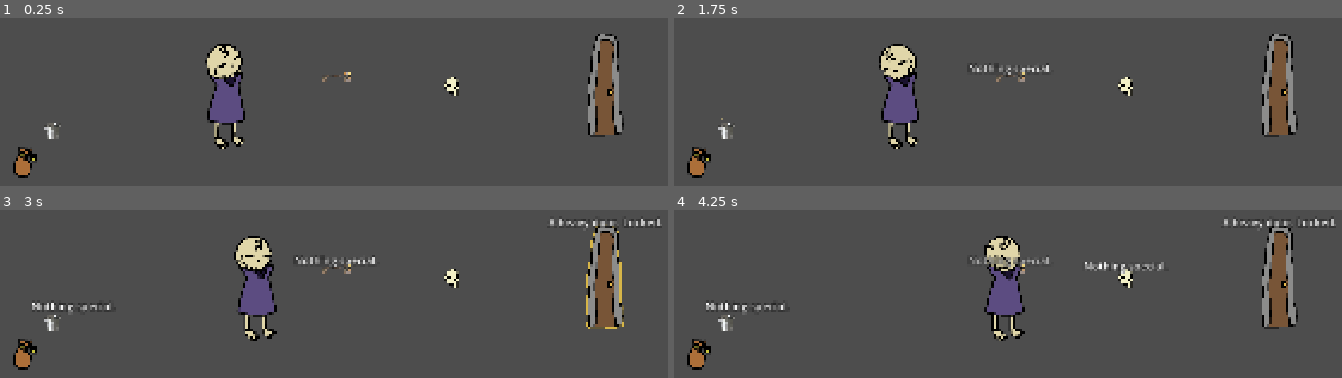
Above: before the commit, frames 1-4 (two rows, left to right).
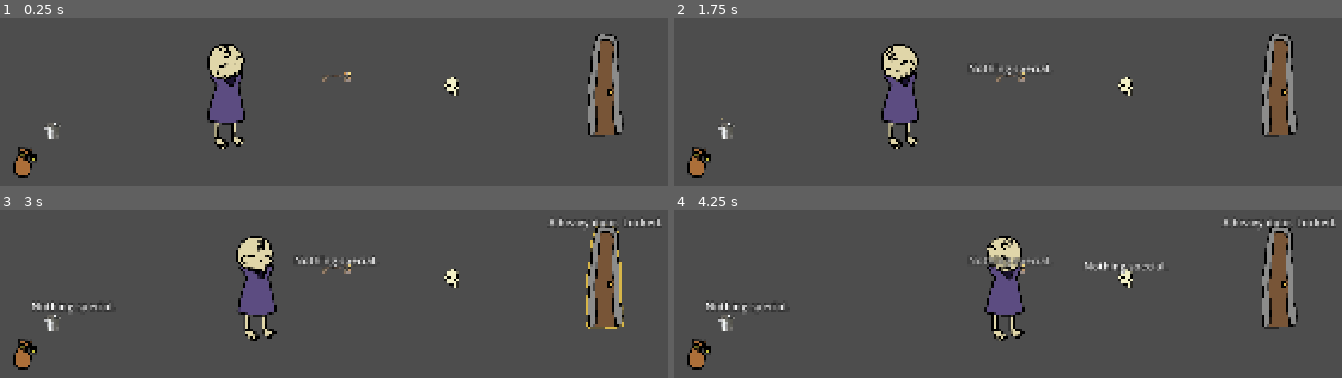
Above: after the commit, the same moments.

Repository: actualrednose/Point-and-Click-Project
Game: Godot game, scene res://test.tscn
Two runs of this game, one before a commit and one after it. Both use one fixed random seed, a clock stepped at 60 frames per second and the inputs below. This scene is started directly instead of the project's main scene.
Inputs (mouse positions are in pixels of both pictures, inside the frame that each line leads up to):
- Up to frame 1 (0.25 s): no input
- Up to frame 2 (1.75 s): click (694, 162) at 0.5 s; tap Enter at 1.25 s; drag from (1008, 76) to (727, 127) at 1.27 s
- Up to frame 3 (3 s): drag from (53, 319) to (334, 268) at 2.02 s; move the mouse to (607, 277) at 2.77 s; press the mouse at (607, 277) at 2.78 s; hold D (move_right) from 2.78 s (still down)
- Up to frame 4 (4.25 s): release D (move_right) at 3.5 s; release the mouse at (1281, 277) at 3.5 s; drag from (1128, 278) to (outside the picture) at 3.52 s

The runs differ from the first frame. In frame 1, 0.4% of the frame differs, in the area x 30-37%, y 15-37%; in frame 2, 0.4%; in frame 3, 0.4%, in the area x 35-42%, y 15-39%; in frame 4, 0.4%.

Commit message:
Add files via upload

Diff:
--- /dev/null
+++ b/maxandseanpnc/items/blue_vial.tres
@@ -0,0 +1,10 @@
+[gd_resource type="Resource" script_class="ItemDef" format=3 uid="uid://ck2isb8k2kgpw"]
+
+[ext_resource type="Script" uid="uid://biuhoijtc3kd" path="res://scripts/imte_def.gd" id="1_jimf2"]
+
+[resource]
+script = ExtResource("1_jimf2")
+id = &"blue_vial"
+display_name = "Blue Vial"
+description = "It's Blue"
+metadata/_custom_type_script = "uid://biuhoijtc3kd"
--- /dev/null
+++ b/maxandseanpnc/items/green_potion.tres
@@ -0,0 +1,9 @@
+[gd_resource type="Resource" script_class="ItemDef" format=3 uid="uid://bu2fjg0ey1fai"]
+
+[ext_resource type="Script" uid="uid://biuhoijtc3kd" path="res://scripts/imte_def.gd" id="1_p45qa"]
+
+[resource]
+script = ExtResource("1_p45qa")
+id = &"green_potion"
+display_name = "Green Mixture"
+metadata/_custom_type_script = "uid://biuhoijtc3kd"
--- /dev/null
+++ b/maxandseanpnc/items/orange_potion.tres
@@ -0,0 +1,9 @@
+[gd_resource type="Resource" script_class="ItemDef" format=3 uid="uid://cbkor63vlmufk"]
+
+[ext_resource type="Script" uid="uid://biuhoijtc3kd" path="res://scripts/imte_def.gd" id="1_jbo4s"]
+
+[resource]
+script = ExtResource("1_jbo4s")
+id = &"orange_potion"
+display_name = "Orange Mixture"
+metadata/_custom_type_script = "uid://biuhoijtc3kd"
--- /dev/null
+++ b/maxandseanpnc/items/purple_potion.tres
@@ -0,0 +1,9 @@
+[gd_resource type="Resource" script_class="ItemDef" format=3 uid="uid://b6a04dfp3hisu"]
+
+[ext_resource type="Script" uid="uid://biuhoijtc3kd" path="res://scripts/imte_def.gd" id="1_koes2"]
+
+[resource]
+script = ExtResource("1_koes2")
+id = &"purple_potion"
+display_name = "Purple Mixture"
+metadata/_custom_type_script = "uid://biuhoijtc3kd"
--- /dev/null
+++ b/maxandseanpnc/scenes/FlaskCloseup.tscn
@@ -0,0 +1,97 @@
+[gd_scene format=3 uid="uid://b3ylkqgyy3ok6"]
+
+[ext_resource type="Script" uid="uid://dkpdtbrlaf0tx" path="res://scripts/flask_closeup.gd" id="1_51pfl"]
+
+[node name="FlaskCloseup" type="CanvasLayer" unique_id=1328475710]
+script = ExtResource("1_51pfl")
+
+[node name="Root" type="Control" parent="." unique_id=1931681979]
+layout_mode = 3
+anchors_preset = 0
+offset_right = 40.0
+offset_bottom = 40.0
+
+[node name="Backdrop" type="ColorRect" parent="Root" unique_id=1441636490]
+layout_mode = 0
+offset_right = 40.0
+offset_bottom = 40.0
+
+[node name="Board" type="Control" parent="Root" unique_id=2144159545]
+anchors_preset = 0
+offset_left = 510.0
+offset_top = 240.0
+offset_right = 1410.0
+offset_bottom = 840.0
+
+[node name="Panel" type="ColorRect" parent="Root/Board" unique_id=1937959920]
+layout_mode = 0
+offset_right = 900.0
+offset_bottom = 600.0
+
+[node name="FlaskRed" type="ColorRect" parent="Root/Board" unique_id=879671255]
+layout_mode = 0
+offset_left = 120.0
+offset_top = 120.0
+offset_right = 230.0
+offset_bottom = 300.0
+
+[node name="Label" type="Label" parent="Root/Board/FlaskRed" unique_id=22620295]
+layout_mode = 0
+offset_left = 30.0
+offset_top = 80.0
+offset_right = 70.0
+offset_bottom = 103.0
+
+[node name="FlaskYellow" type="ColorRect" parent="Root/Board" unique_id=894366764]
+layout_mode = 0
+offset_left = 395.0
+offset_top = 120.0
+offset_right = 505.0
+offset_bottom = 300.0
+
+[node name="Label" type="Label" parent="Root/Board/FlaskYellow" unique_id=412899563]
+layout_mode = 0
+offset_left = 10.0
+offset_top = 80.0
+offset_right = 50.0
+offset_bottom = 103.0
+
+[node name="FlaskBlue" type="ColorRect" parent="Root/Board" unique_id=971639750]
+layout_mode = 0
+offset_left = 670.0
+offset_top = 120.0
+offset_right = 780.0
+offset_bottom = 300.0
+
+[node name="Label" type="Label" parent="Root/Board/FlaskBlue" unique_id=1944665925]
+layout_mode = 0
+offset_left = 25.0
+offset_top = 80.0
+offset_right = 65.0
+offset_bottom = 103.0
+
+[node name="Cup" type="ColorRect" parent="Root/Board" unique_id=271422331]
+layout_mode = 0
+offset_left = 380.0
+offset_top = 420.0
+offset_right = 520.0
+offset_bottom = 520.0
+
+[node name="CupLiquid" type="ColorRect" parent="Root/Board/Cup" unique_id=1075942414]
+layout_mode = 0
+offset_left = 10.0
+offset_top = 25.0
+offset_right = 130.0
+offset_bottom = 85.0
+
+[node name="Label" type="Label" parent="Root/Board/Cup" unique_id=47712572]
+layout_mode = 0
+offset_right = 40.0
+offset_bottom = 23.0
+
+[node name="BackButton" type="Button" parent="Root" unique_id=55408180]
+layout_mode = 0
+offset_left = 40.0
+offset_top = 30.0
+offset_right = 48.0
+offset_bottom = 38.0
--- a/maxandseanpnc/scenes/player.tscn
+++ b/maxandseanpnc/scenes/player.tscn
@@ -44,12 +44,10 @@
 
 [node name="Body" type="AnimatedSprite2D" parent="." unique_id=2070099348]
 sprite_frames = SubResource("SpriteFrames_01fuj")
-animation = &"walk"
-frame = 2
-frame_progress = 0.8614918
+animation = &"idle"
 
 [node name="HeadPivot" type="Node2D" parent="." unique_id=1775262374]
-position = Vector2(0, -114)
+position = Vector2(4, -114)
 script = ExtResource("3_2hs0m")
 max_up_deg = 40.0
 
--- /dev/null
+++ b/maxandseanpnc/scripts/flask_closeup.gd
@@ -0,0 +1,216 @@
+extends CanvasLayer
+## First-person close-up of the flasks table. Instantiated at RUNTIME
+## by PotionPuzzle.open_closeup() — never place this scene in a room.
+##
+## Deliberately DUMB UI: it renders whatever state the conductor pushes
+## (setup_state / set_flask_full / set_cup) and reports intent upward
+## via signals. All game logic — mixing, inventory, effects — lives in
+## potion_puzzle.gd.
+##
+## Placeholders until the painted art exists: every clickable is a plain
+## ColorRect. When the close-up art is ready, swap the ColorRects for
+## TextureRect / TextureButton nodes with the SAME NAMES — the script
+## finds everything by name and it keeps working. (Classic liquid
+## trick: paint the cup's liquid shape pure WHITE, put it on CupLiquid,
+## and the script's tint colors show through. Same idea works for
+## flask liquid sprites later.)
+
+signal pour_requested(color: String)  ## Full flask selected, cup clicked.
+signal flask_clicked(color: String)   ## An EMPTY flask was clicked.
+signal close_requested                ## Fully faded out and about to free.
+
+const COLORS := {
+	"red": Color(0.92, 0.22, 0.22),
+	"yellow": Color(0.98, 0.82, 0.25),
+	"blue": Color(0.30, 0.45, 0.95),
+	"orange": Color(0.95, 0.55, 0.15),
+	"purple": Color(0.62, 0.30, 0.80),
+	"green": Color(0.35, 0.75, 0.35),
+}
+
+const FLOATING_TEXT := preload("res://scenes/floating_text.tscn")
+
+## Which flasks hold liquid. "blue" starts empty until the vial is
+## poured in (the conductor pushes the real value at open time).
+var _full_flasks := {"red": true, "yellow": true, "blue": false}
+var _selected := ""
+var _closing := false
+
+var _flasks := {}  # color -> Control
+var _root: Control
+var _board: Control
+var _cup: Control
+var _cup_liquid: Control
+
+func _ready() -> void:
+	layer = 20  # Above the inventory bag (10), below the room fade (100).
+	_root = get_node_or_null("Root") as Control
+	_board = get_node_or_null("Root/Board") as Control
+	_cup = get_node_or_null("Root/Board/Cup") as Control
+	_cup_liquid = get_node_or_null("Root/Board/Cup/CupLiquid") as Control
+
+	_wire_flask("red", "FlaskRed")
+	_wire_flask("yellow", "FlaskYellow")
+	_wire_flask("blue", "FlaskBlue")
+
+	if _cup != null:
+		_cup.mouse_filter = Control.MOUSE_FILTER_STOP
+		_cup.gui_input.connect(_on_cup_input)
+	else:
+		push_warning("FlaskCloseup: Root/Board/Cup missing — the cup won't be clickable.")
+
+	var backdrop := get_node_or_null("Root/Backdrop") as Control
+	if backdrop != null:
+		backdrop.mouse_filter = Control.MOUSE_FILTER_STOP
+		backdrop.gui_input.connect(_on_backdrop_input)
+	else:
+		push_warning("FlaskCloseup: Root/Backdrop missing — clicks leak to the room.")
+
+	var back := get_node_or_null("Root/BackButton") as BaseButton
+	if back != null:
+		back.focus_mode = Control.FOCUS_NONE
+		back.pressed.connect(_request_close)
+	else:
+		push_warning("FlaskCloseup: Root/BackButton missing — only the backdrop closes.")
+
+	# Filters the scene MUST have for input to route correctly. Done in
+	# code so an art swap can never get them wrong:
+	#   Root/Board pass clicks through; Panel is an inert click-catcher
+	#   (clicking the table art does NOT close the view); CupLiquid
+	#   must not steal the cup's clicks.
+	if _root != null:
+		_root.mouse_filter = Control.MOUSE_FILTER_IGNORE
+	if _board != null:
+		_board.mouse_filter = Control.MOUSE_FILTER_IGNORE
+	var panel := get_node_or_null("Root/Board/Panel") as Control
+	if panel != null:
+		panel.mouse_filter = Control.MOUSE_FILTER_STOP
+	if _cup_liquid != null:
+		_cup_liquid.mouse_filter = Control.MOUSE_FILTER_IGNORE
+
+	# Pop in.
+	if _root != null:
+		_root.modulate.a = 0.0
+		var tw := create_tween()
+		tw.tween_property(_root, "modulate:a", 1.0, 0.15)
+	if _board != null:
+		_board.pivot_offset = _board.size / 2.0
+		_board.scale = Vector2(0.92, 0.92)
+		var tw2 := create_tween()
+		tw2.tween_property(_board, "scale", Vector2.ONE, 0.22) \
+				.set_trans(Tween.TRANS_BACK).set_ease(Tween.EASE_OUT)
+
+	_refresh_all()
+
+# ---------------- input wiring ----------------
+
+func _wire_flask(color: String, node_name: String) -> void:
+	var c := get_node_or_null("Root/Board/" + node_name) as Control
+	if c == null:
+		push_warning("FlaskCloseup: Root/Board/%s missing — that flask won't be clickable." % node_name)
+		return
+	c.mouse_filter = Control.MOUSE_FILTER_STOP
+	c.gui_input.connect(_on_flask_input.bind(color))
+	_flasks[color] = c
+
+func _on_flask_input(event: InputEvent, color: String) -> void:
+	if _closing or not event.is_action_pressed("click"):
+		return
+	if not _full_flasks.get(color, false):
+		flask_clicked.emit(color)  # empty — the conductor decides (vial / text)
+		return
+	# Full flask: pick it up, or put it back down.
+	_selected = "" if _selected == color else color
+	_refresh_selection()
+
+func _on_cup_input(event: InputEvent) -> void:
+	if _closing or not event.is_action_pressed("click"):
+		return
+	if _selected.is_empty():
+		say("I should pick up a flask first.")
+		return
+	var color := _selected
+	_selected = ""
+	_refresh_selection()
+	pour_requested.emit(color)
+
+func _on_backdrop_input(event: InputEvent) -> void:
+	if not _closing and event.is_action_pressed("click"):
+		_request_close()
+
+# ---------------- open / close ----------------
+
+## Public: the conductor calls this (e.g. after a mix resolves).
+func close() -> void:
+	_request_close()
+
+func _request_close() -> void:
+	if _closing:
+		return
+	_closing = true
+	_selected = ""
+	_refresh_selection()
+	if _root == null:
+		_finish_close()
+		return
+	var tw := create_tween()
+	tw.tween_property(_root, "modulate:a", 0.0, 0.15)
+	tw.tween_callback(_finish_close)
+
+func _finish_close() -> void:
+	close_requested.emit()
+	queue_free()
+
+# ---------------- state pushed by the conductor ----------------
+
+## Called once at open with the saved world state.
+func setup_state(blue_full: bool, cup_color: String) -> void:
+	_full_flasks["blue"] = blue_full
+	_refresh_all()
+	set_cup(cup_color)
+
+func set_flask_full(color: String, full: bool) -> void:
+	_full_flasks[color] = full
+	_refresh_flask_visual(color)
+
+func set_cup(color: String) -> void:
+	## "" = empty cup; otherwise the (mixed) color shown in the cup.
+	if _cup_liquid == null:
+		return
+	if color.is_empty():
+		_cup_liquid.visible = false
+	else:
+		_cup_liquid.visible = true
+		_cup_liquid.modulate = COLORS.get(color, Color.WHITE)
+
+## Commentary anchored above the cup, inside this layer.
+func say(text: String) -> void:
+	if text.is_empty():
+		return
+	var line := FLOATING_TEXT.instantiate()
+	add_child(line)
+	var anchor := Vector2(960.0, 600.0)
+	if _cup != null:
+		anchor = _cup.get_global_rect().get_center() - Vector2(0.0, 90.0)
+	line.setup(text, anchor)
+
+# ---------------- rendering ----------------
+
+func _refresh_all() -> void:
+	for color in _flasks:
+		_refresh_flask_visual(color)
+	_refresh_selection()
+
+func _refresh_flask_visual(color: String) -> void:
+	var c := _flasks.get(color) as Control
+	if c == null:
+		return
+	# Empty flasks dim to a dusty gray; full flasks sit at full brightness.
+	c.modulate = Color(0.45, 0.45, 0.5) \
+			if not _full_flasks.get(color, false) else Color.WHITE
+
+func _refresh_selection() -> void:
+	for color in _flasks:
+		var c := _flasks[color] as Control
+		c.pivot_offset = c.size / 2.0
+		c.scale = Vector2(1.08, 1.08) if color == _selected else Vector2.ONE
Not shown, added: maxandseanpnc/scripts/flask_closeup.gd.uid
